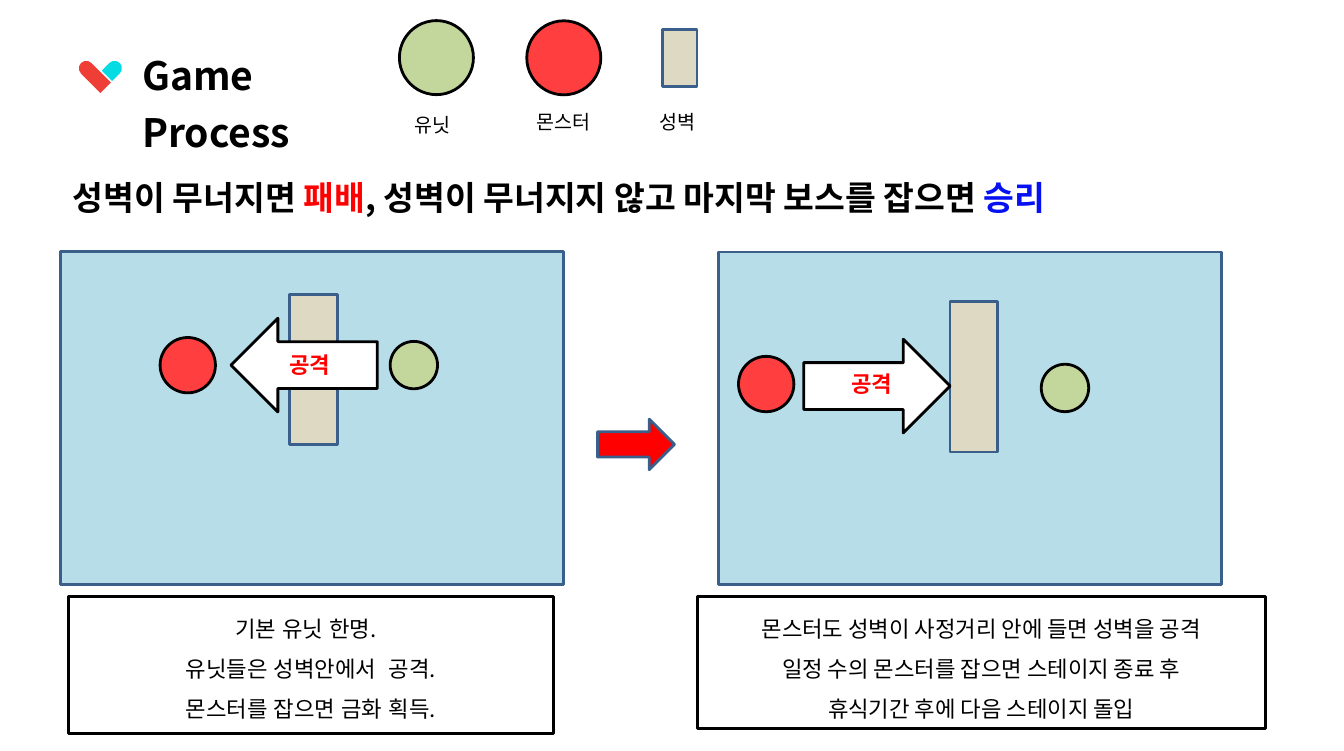
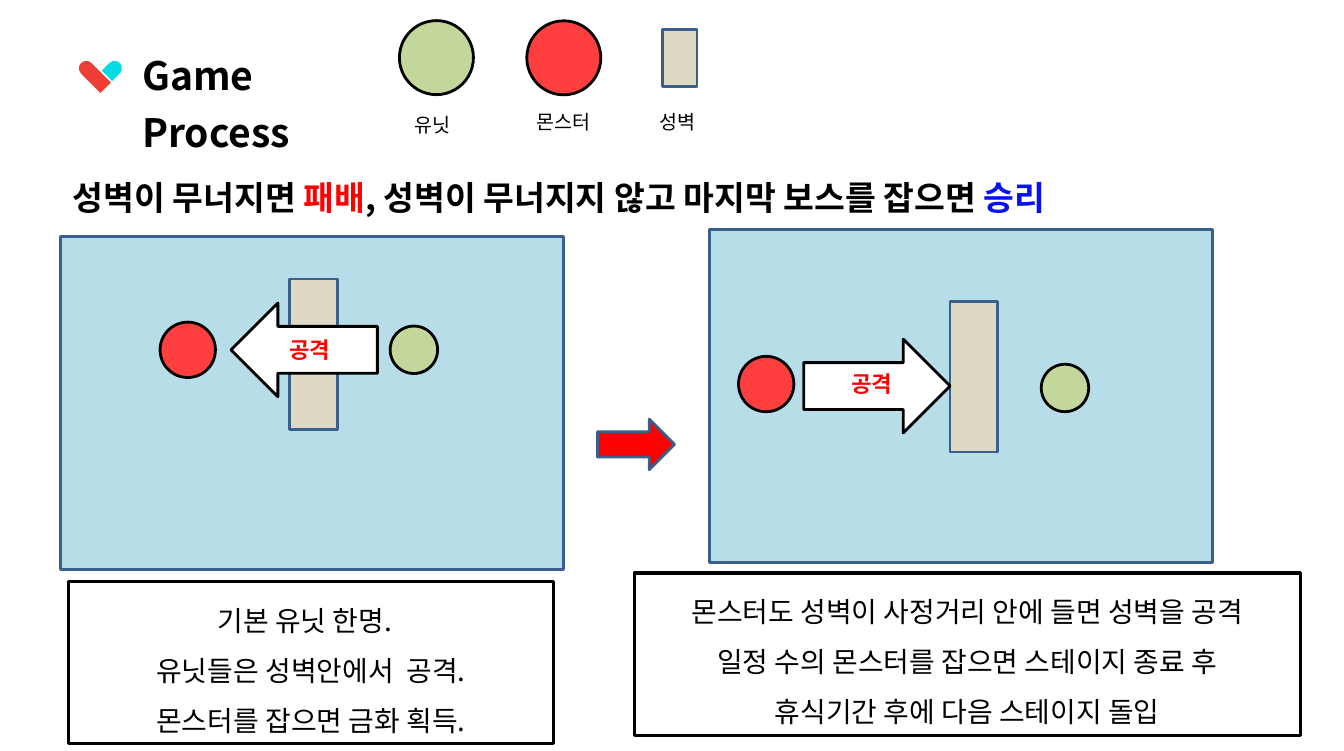
Before and after one commit to aw15/2DPythonGame, a slide deck: slide 4 of 2017_2dgp_프로젝트기획서.pptx. Drawn at 1344x751 pixels with LibreOffice and Linux fonts; fonts in the diff are those of the drawing. Boxes give left, top, right and bottom in pixels: in the first picture for what was removed or moved away, otherwise in the second. Text is boxed around its words. In the diff, an @@ line names an element or a change of style, - is before the commit and + after.

```diff
--- a/2017_2dgp_프로젝트기획서.pptx
+++ b/2017_2dgp_프로젝트기획서.pptx
@@ rectangle: place and size @@
-rectangle at (718,252,1221,584)
+rectangle at (710,230,1213,563)
@@ 2 rectangles, 2 ellipses, 1 text, 1 right arrow: place and size @@
-2 rectangles, 2 ellipses, 1 text, 1 right arrow at (60,252,563,584)
+2 rectangles, 2 ellipses, 1 text, 1 right arrow at (60,237,563,569)
@@ rectangle "기본 유닛 한명.": place and size @@
-rectangle "기본 유닛 한명." at (68,597,553,734)
+rectangle "기본 유닛 한명." at (68,581,554,744)
@@ rectangle "기본 유닛 한명." at (68,581,554,744): size 16 to 20 pt @@
@@ rectangle "몬스터도 성벽이 사정거리 안에 들면 ..." at (634,573,1301,736): size 16 to 20 pt @@
@@ rectangle "몬스터도 성벽이 사정거리 안에 들면 ...": place and size @@
-rectangle "몬스터도 성벽이 사정거리 안에 들면 ..." at (698,597,1266,729)
+rectangle "몬스터도 성벽이 사정거리 안에 들면 ..." at (634,573,1301,736)
```
Also in this commit, not shown: 4 other slides changed, 2 other files.
